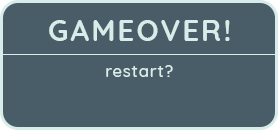
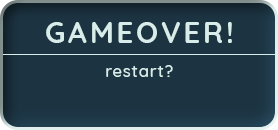
Two versions of the same layered image (278x130). Layer-by-layer changes:
painted on "gameover!" over [46, 20, 232, 43]
